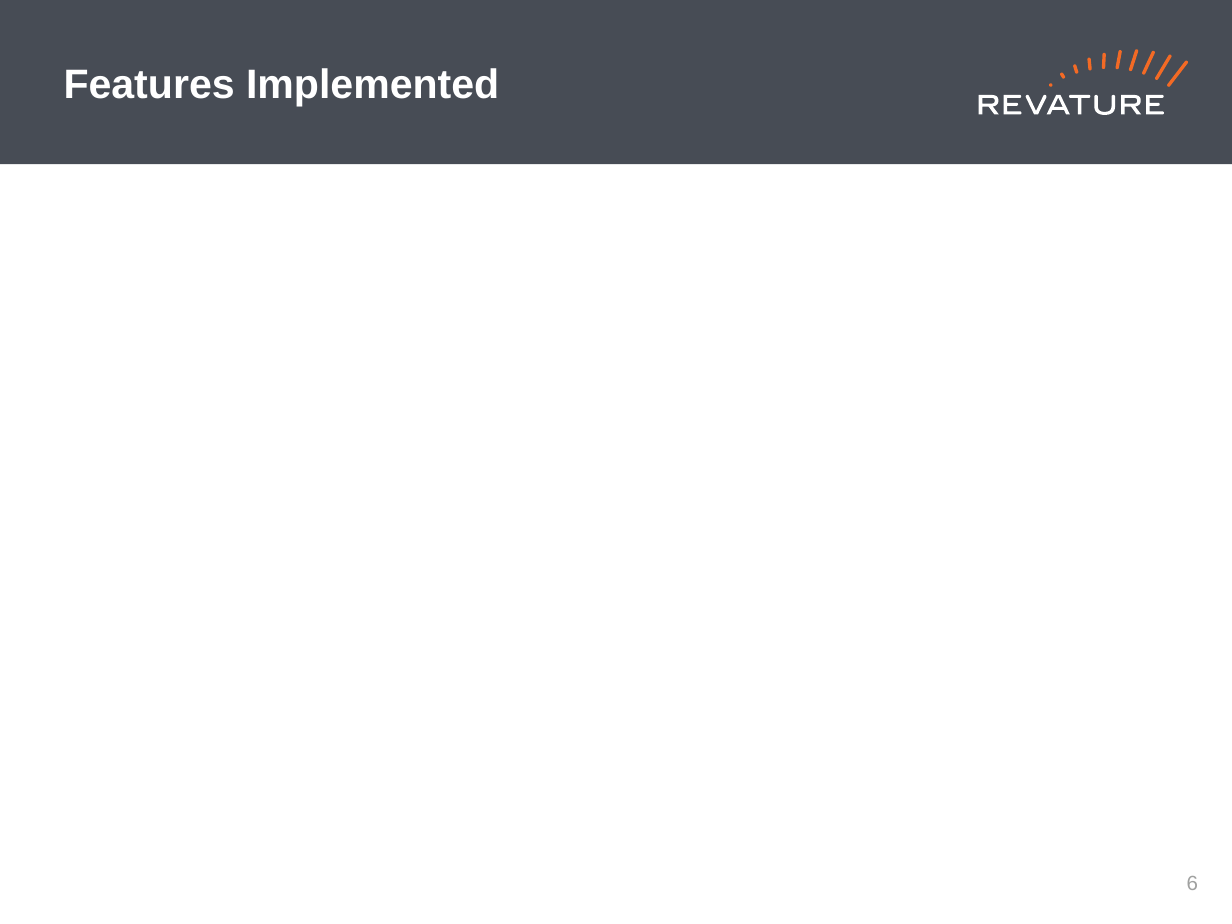
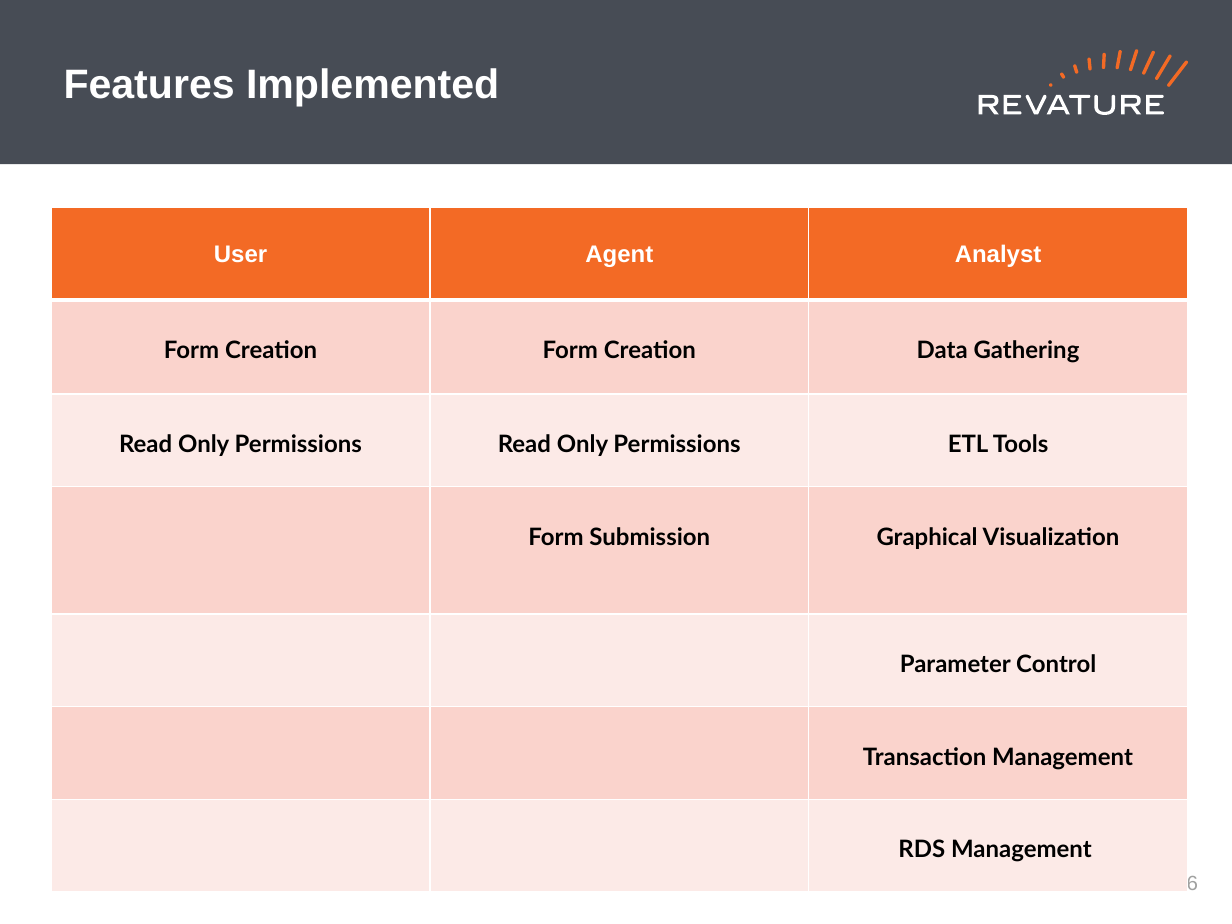
Before and after one commit to 220103-java-etl/Amplifire-404-Braincells, a slide deck: slide 7 of BraincellsP2_Presentation.pptx. Drawn at 1232x924 pixels with LibreOffice and Linux fonts; fonts in the diff are those of the drawing. Boxes give left, top, right and bottom in pixels: in the first picture for what was removed or moved away, otherwise in the second. Text is boxed around its words. In the diff, an @@ line names an element or a change of style, - is before the commit and + after.

```diff
--- a/BraincellsP2_Presentation.pptx
+++ b/BraincellsP2_Presentation.pptx
@@ table added at (52, 207, 1186, 882), 7 rows, 3 columns @@
+User | Agent | Analyst
+Form Creation | Form Creation | Data Gathering
+Read Only Permissions | Read Only Permissions | ETL Tools
+ | Form Submission | Graphical Visualization
+ |  | Parameter Control
+ |  | Transaction Management
+ |  | RDS Management
```
Also in this commit, not shown: 4 other slides changed.
